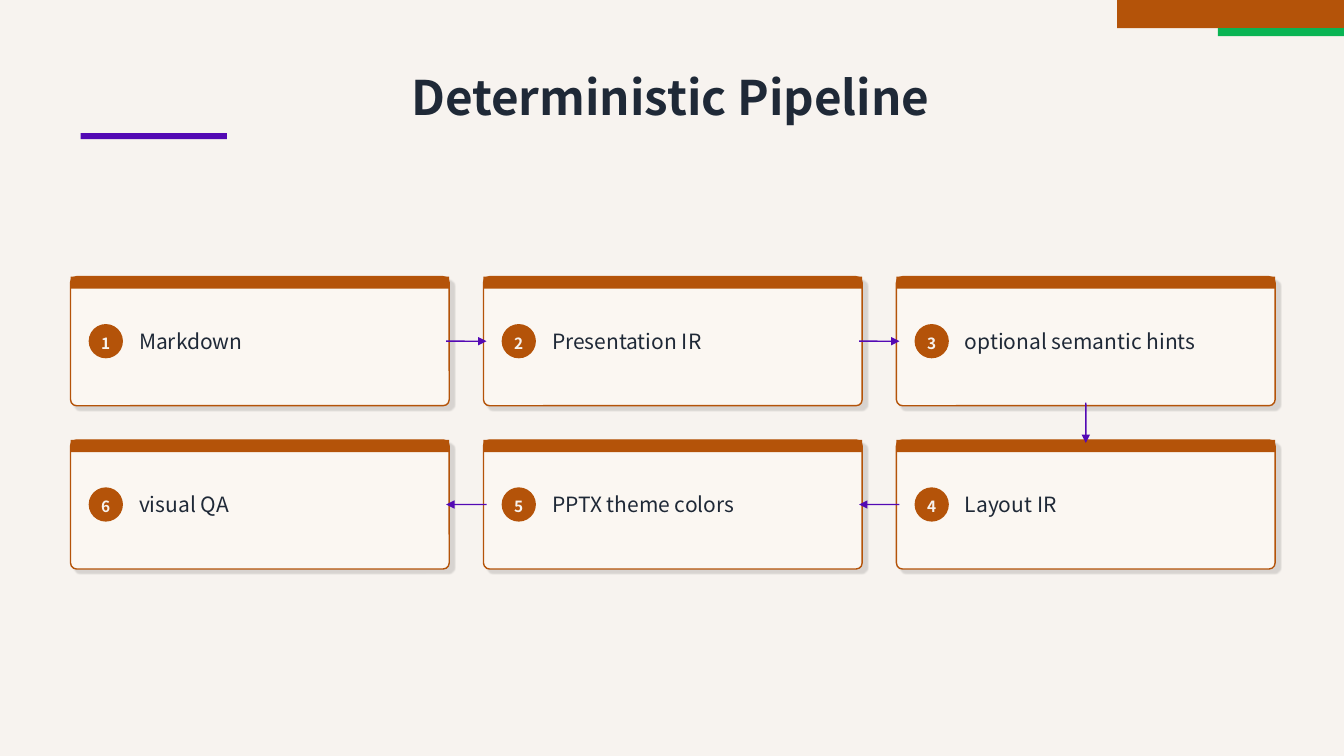
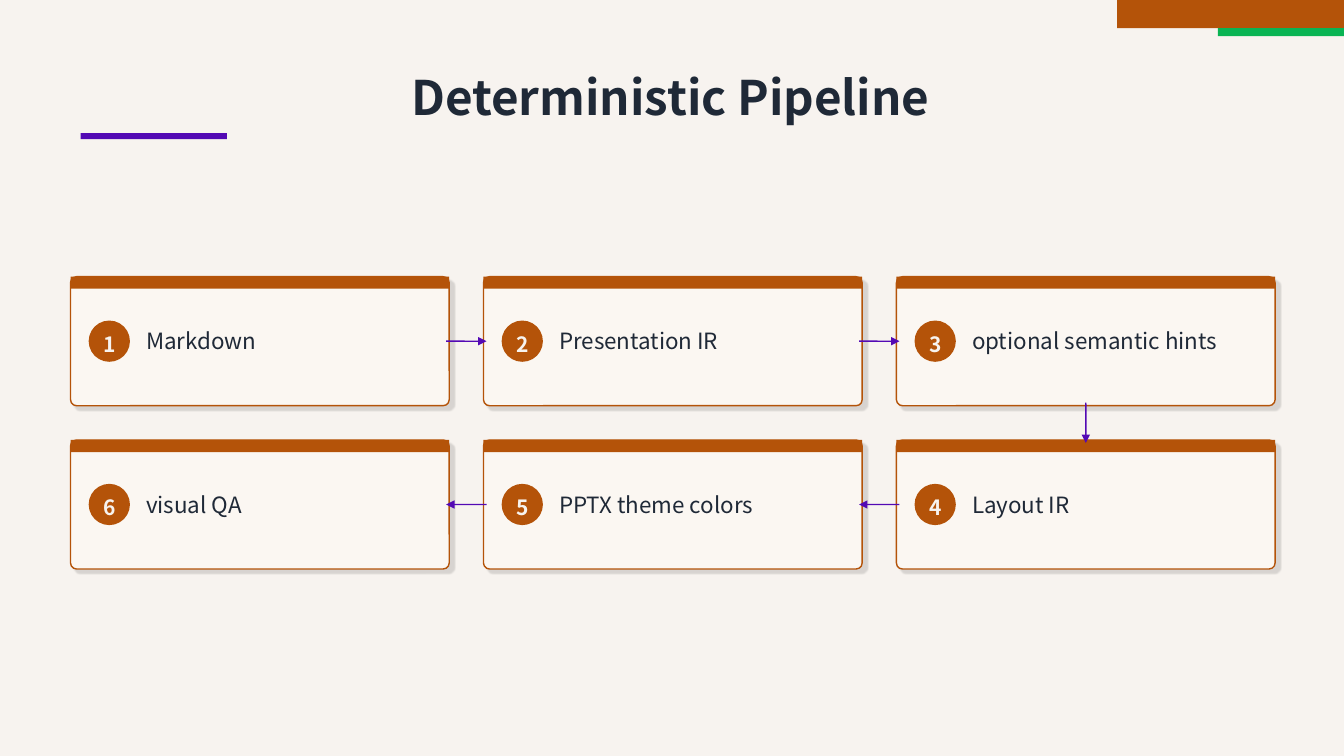
Before and after one commit to ch040602/mdpr-skill, a slide deck: slide 6 of artifacts/llm-before-after/llm-hint-after-editorial.pptx. Drawn at 1344x756 pixels with LibreOffice and Linux fonts; fonts in the diff are those of the drawing. Boxes give left, top, right and bottom in pixels: in the first picture for what was removed or moved away, otherwise in the second. Text is boxed around its words. In the diff, an @@ line names an element or a change of style, - is before the commit and + after.

Commit message:
Refresh two-theme LLM hint comparison decks

```diff
--- a/artifacts/llm-before-after/llm-hint-after-editorial.pptx
+++ b/artifacts/llm-before-after/llm-hint-after-editorial.pptx
@@ text "Markdown": place and size @@
-text "Markdown" at [139,332,242,350]
+text "Markdown" at [146,331,256,350]
@@ text "Presentation IR": place and size @@
-text "Presentation IR" at [552,333,701,350]
+text "Presentation IR" at [559,332,718,350]
@@ text "optional semantic hints": place and size @@
-text "optional semantic hints" at [965,332,1195,354]
+text "optional semantic hints" at [972,331,1217,354]
@@ ellipse: place and size @@
-ellipse at [89,324,123,358]
+ellipse at [89,321,130,362]
@@ ellipse: place and size @@
-ellipse at [502,324,536,358]
+ellipse at [502,321,543,362]
@@ ellipse: place and size @@
-ellipse at [914,324,949,358]
+ellipse at [914,321,956,362]
@@ size 15 to 16 pt in 6 elements at [972,331,1217,354], [972,496,1070,518], [146,331,256,350], [559,332,718,350], [559,495,753,514], [146,495,242,517] @@
@@ text "visual QA": place and size @@
-text "visual QA" at [139,495,229,516]
+text "visual QA" at [146,495,242,517]
@@ text "PPTX theme colors": place and size @@
-text "PPTX theme colors" at [552,495,734,513]
+text "PPTX theme colors" at [559,495,753,514]
@@ text "Layout IR": place and size @@
-text "Layout IR" at [965,496,1056,517]
+text "Layout IR" at [972,496,1070,518]
@@ size 11 to 15 pt in 6 elements at [103,336,115,352], [516,336,528,352], [929,336,941,353], [929,499,941,515], [516,499,528,516], [103,499,115,516] @@
@@ ellipse: place and size @@
-ellipse at [89,487,123,521]
+ellipse at [89,484,130,525]
@@ ellipse: place and size @@
-ellipse at [502,487,536,521]
+ellipse at [502,484,543,525]
@@ ellipse: place and size @@
-ellipse at [914,487,949,521]
+ellipse at [914,484,956,525]
```
Also in this commit, not shown: 3 other slides changed, 23 other files.
